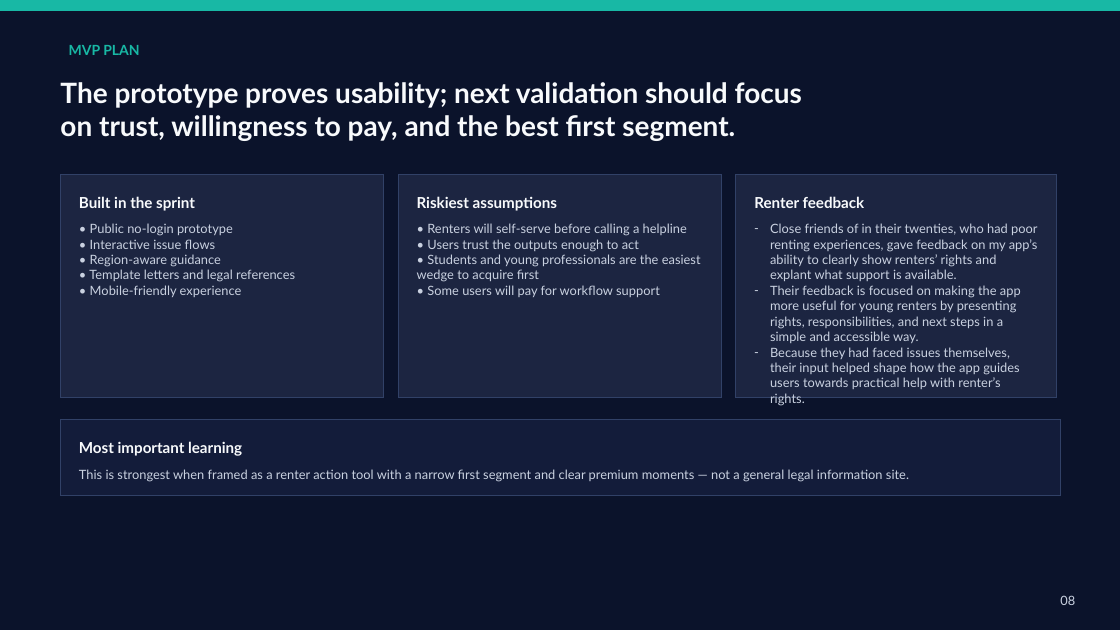
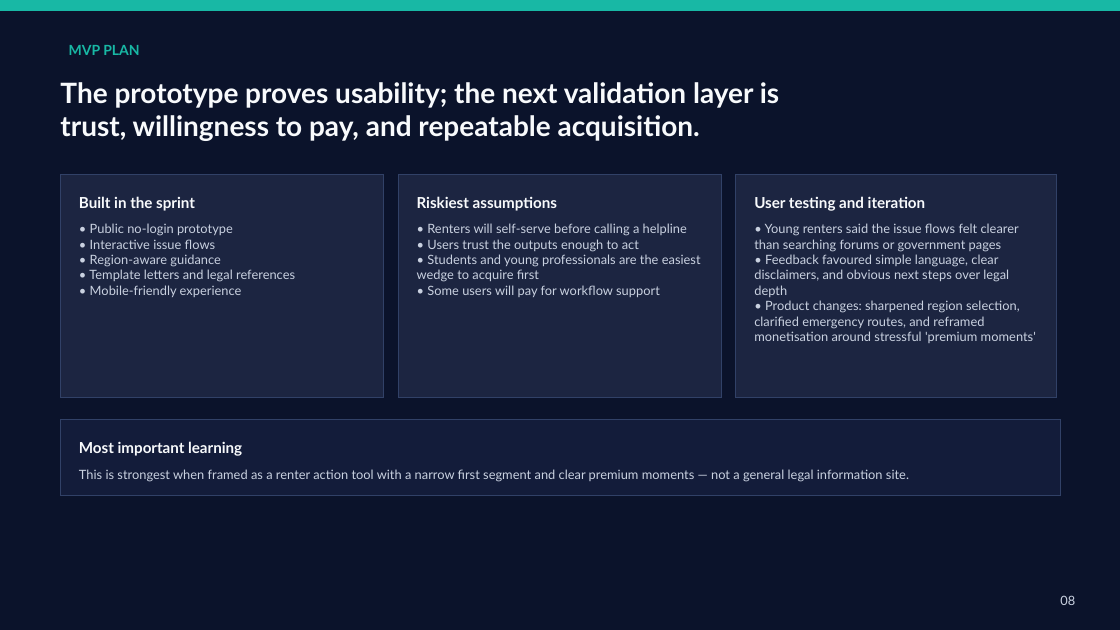
Before and after one commit to gorgectf/RenterShield, a slide deck: slide 8 of public/RenterShield_PitchDeck_Revised.pptx. Drawn at 1120x630 pixels with LibreOffice and Linux fonts; fonts in the diff are those of the drawing. Boxes give left, top, right and bottom in pixels: in the first picture for what was removed or moved away, otherwise in the second. Text is boxed around its words. In the diff, an @@ line names an element or a change of style, - is before the commit and + after.

```diff
--- a/public/RenterShield_PitchDeck_Revised.pptx
+++ b/public/RenterShield_PitchDeck_Revised.pptx
@@ text at <box>60,82,779,141</box>: text changed @@
-The prototype proves usability; next validation should focus on trust, willingness to pay, and the best first segment.
+The prototype proves usability; the next validation layer is trust, willingness to pay, and repeatable acquisition.
@@ text at <box>754,196,926,211</box>: text changed @@
-Renter feedback
+User testing and iteration
@@ text at <box>754,223,1036,343</box>: text changed @@
-– Close friends of in their twenties, who had poor renting experiences, gave feedback on my app’s ability to clearly show renters’ rights and explant what support is available.
-– Their feedback is focused on making the app more useful for young renters by presenting rights, responsibilities, and next steps in a simple and accessible way.
-– Because they had faced issues themselves, their input helped shape how the app guides users towards practical help with renter’s rights.
+• Young renters said the issue flows felt clearer than searching forums or government pages
+• Feedback favoured simple language, clear disclaimers, and obvious next steps over legal depth
+• Product changes: sharpened region selection, clarified emergency routes, and reframed monetisation around stressful 'premium moments'
```
Also in this commit, not shown: 6 other slides changed.
